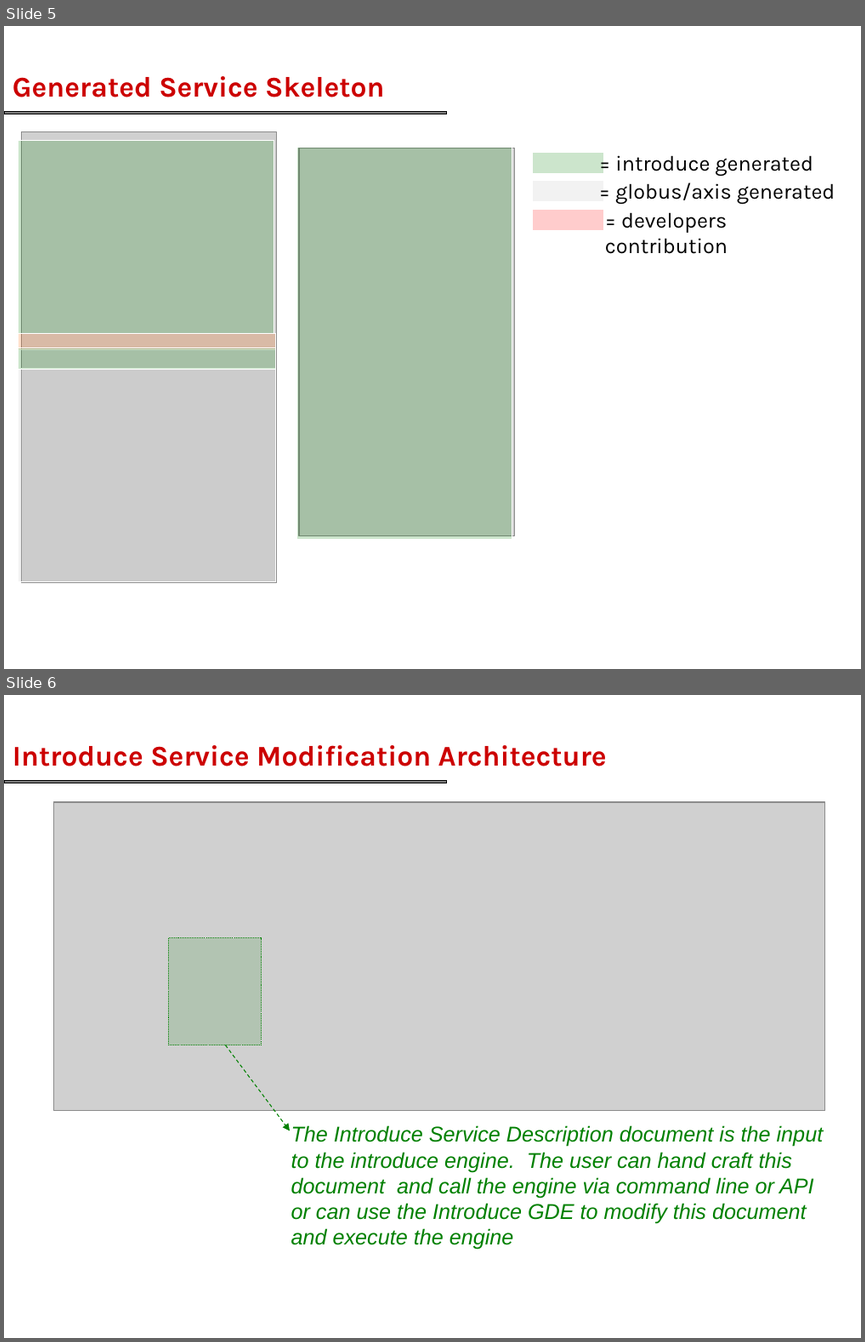
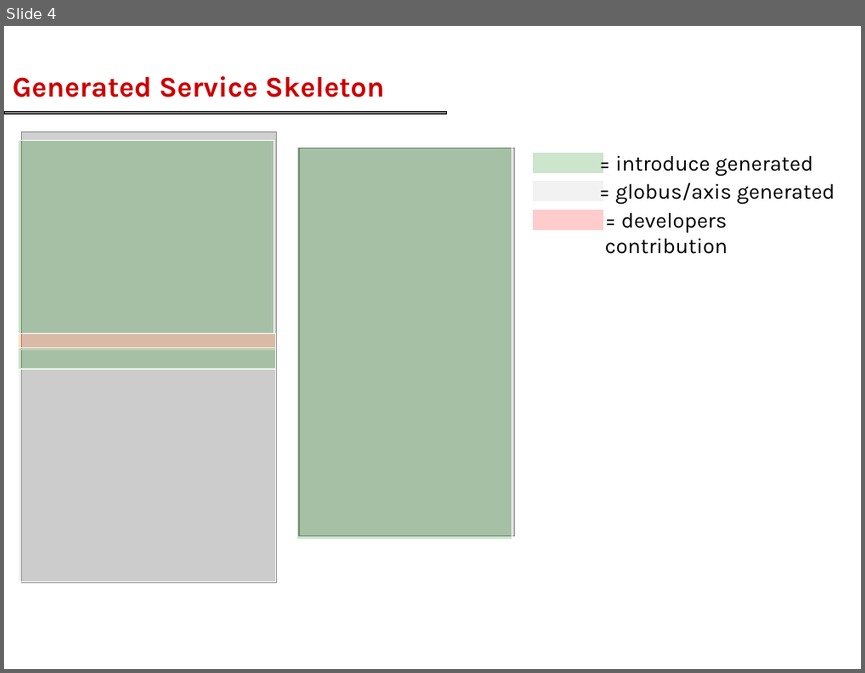
Before and after one commit to NCIP/cagrid-portal, a slide deck: cagrid-1-0/Documentation/presentations/introduce/introduce-overview-sc2006.ppt. Shown one above the other, each under a label of ours: slides 5 and 6 before the commit, slide 4 after it. The pictures are 865x1342 and 865x673 pixels, drawn with LibreOffice and Linux fonts; fonts in the diff are those of the drawing; grey boxes stand for pictures; background and template pictures are left out. Boxes give left, top, right and bottom in pixels: in the first picture for what was removed or moved away, otherwise in the second. Text is boxed around its words. In the diff, an @@ line names an element or a change of style, - is before the commit and + after.

```diff
--- a/cagrid-1-0/Documentation/presentations/introduce/introduce-overview-sc2006.ppt
+++ b/cagrid-1-0/Documentation/presentations/introduce/introduce-overview-sc2006.ppt
@@ slide 6 removed at (x1=4, y1=695, x2=861, y2=1338), background #FFFFFF; not listed: 1 template element that a slide beside it also shows @@
@@ title removed at (x1=12, y1=745, x2=607, y2=766) @@
-Introduce Service Modification Architecture
@@ picture removed at (x1=53, y1=802, x2=825, y2=1111) @@
@@ rectangle removed at (x1=169, y1=937, x2=261, y2=1044) @@
@@ arrow removed from (225, 1044) to (290, 1130) @@
@@ text removed at (x1=291, y1=1125, x2=823, y2=1249) @@
-The Introduce Service Description document is the input
-to the introduce engine. The user can hand craft this
-document and call the engine via command line or API
-or can use the Introduce GDE to modify this document
-and execute the engine
@@ what was slide 5 is now slide 4 @@
```
Also in this commit, not shown: 1 other slide removed.
